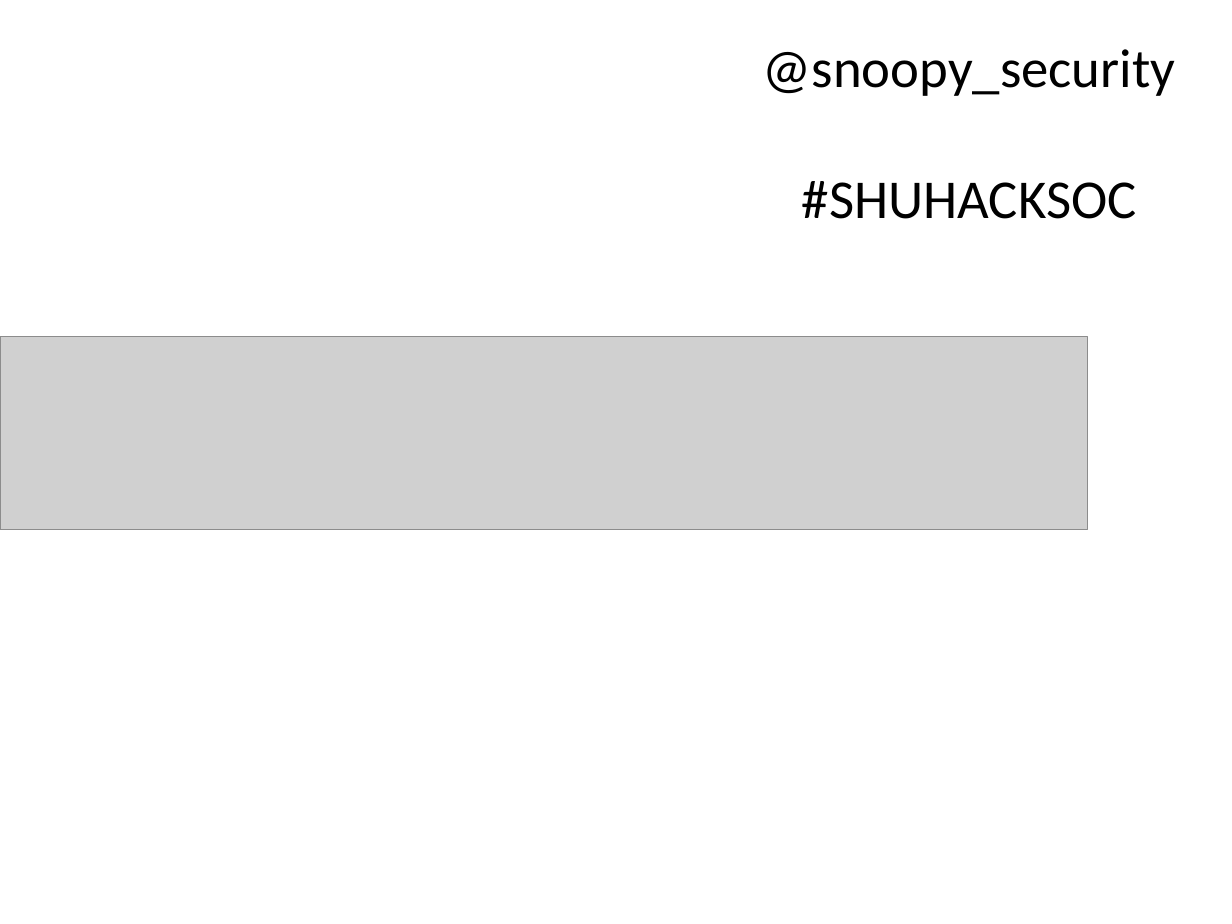
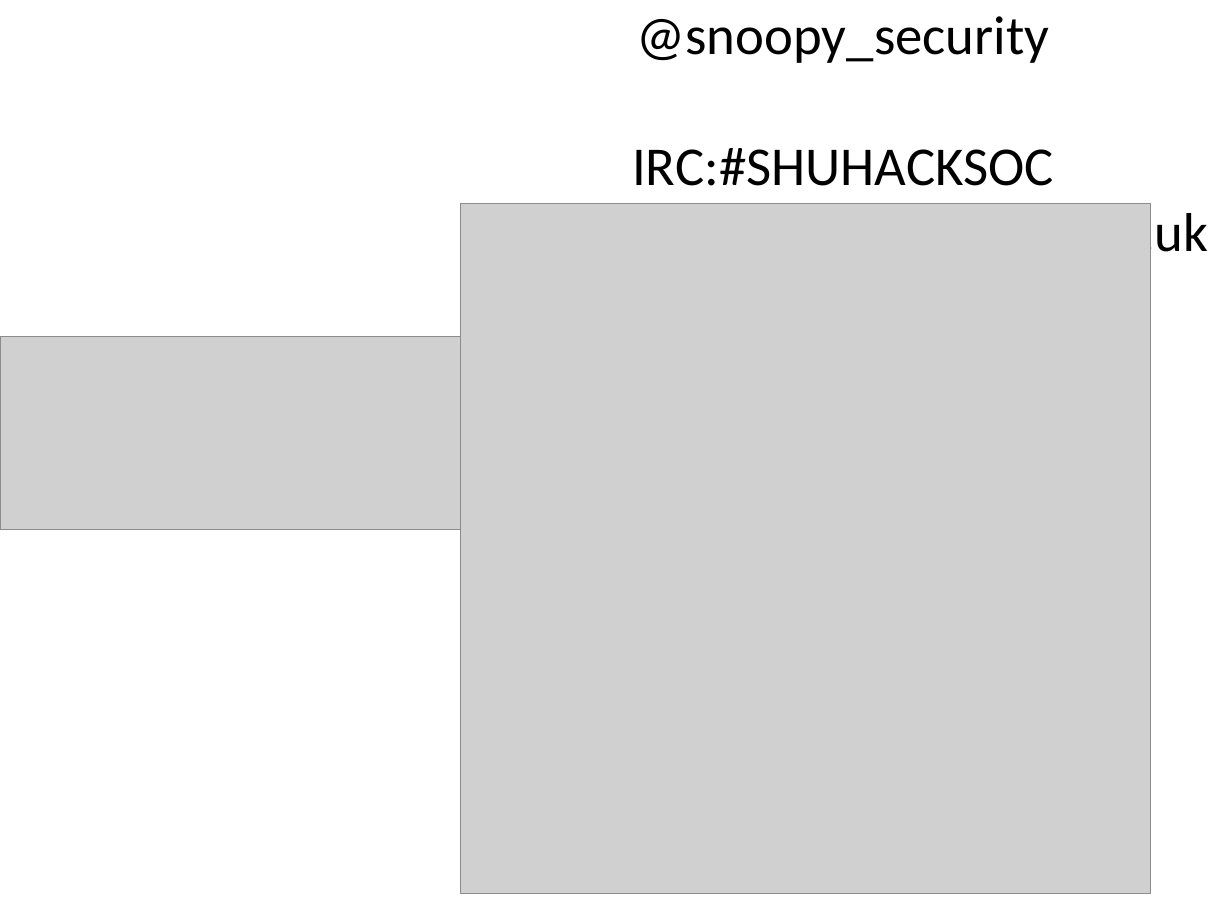
Before and after one commit to snoopysecurity/Public, a slide deck: slide 37 of Presentations/SHU Hacksoc/xss primer- snoopy security (2).ppt. Drawn at 1232x924 pixels with LibreOffice and Linux fonts; fonts in the diff are those of the drawing; grey boxes stand for pictures; background and template pictures are left out. Boxes give left, top, right and bottom in pixels: in the first picture for what was removed or moved away, otherwise in the second. Text is boxed around its words. In the diff, an @@ line names an element or a change of style, - is before the commit and + after.

```diff
--- a/Presentations/SHU Hacksoc/xss primer- snoopy security (2).ppt
+++ b/Presentations/SHU Hacksoc/xss primer- snoopy security (2).ppt
@@ text "@snoopy_security": place and size @@
-text "@snoopy_security" at box(763, 49, 1176, 219)
+text "@snoopy_security" at box(477, 16, 1208, 264)
@@ text at box(477, 148, 1208, 264): text changed @@
-#SHUHACKSOC
+IRC:#SHUHACKSOC
+Website:http://shuhacksoc.co.uk
@@ picture added at box(461, 203, 1151, 893) @@
```
Also in this commit, not shown: 36 other slides changed.
